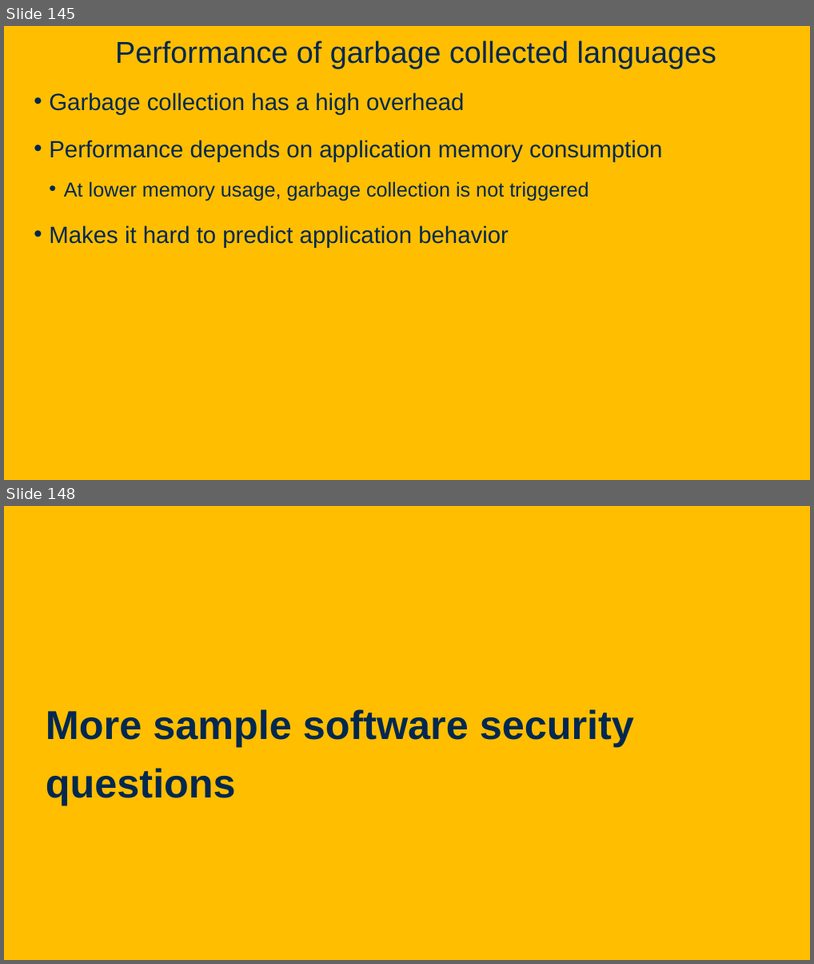
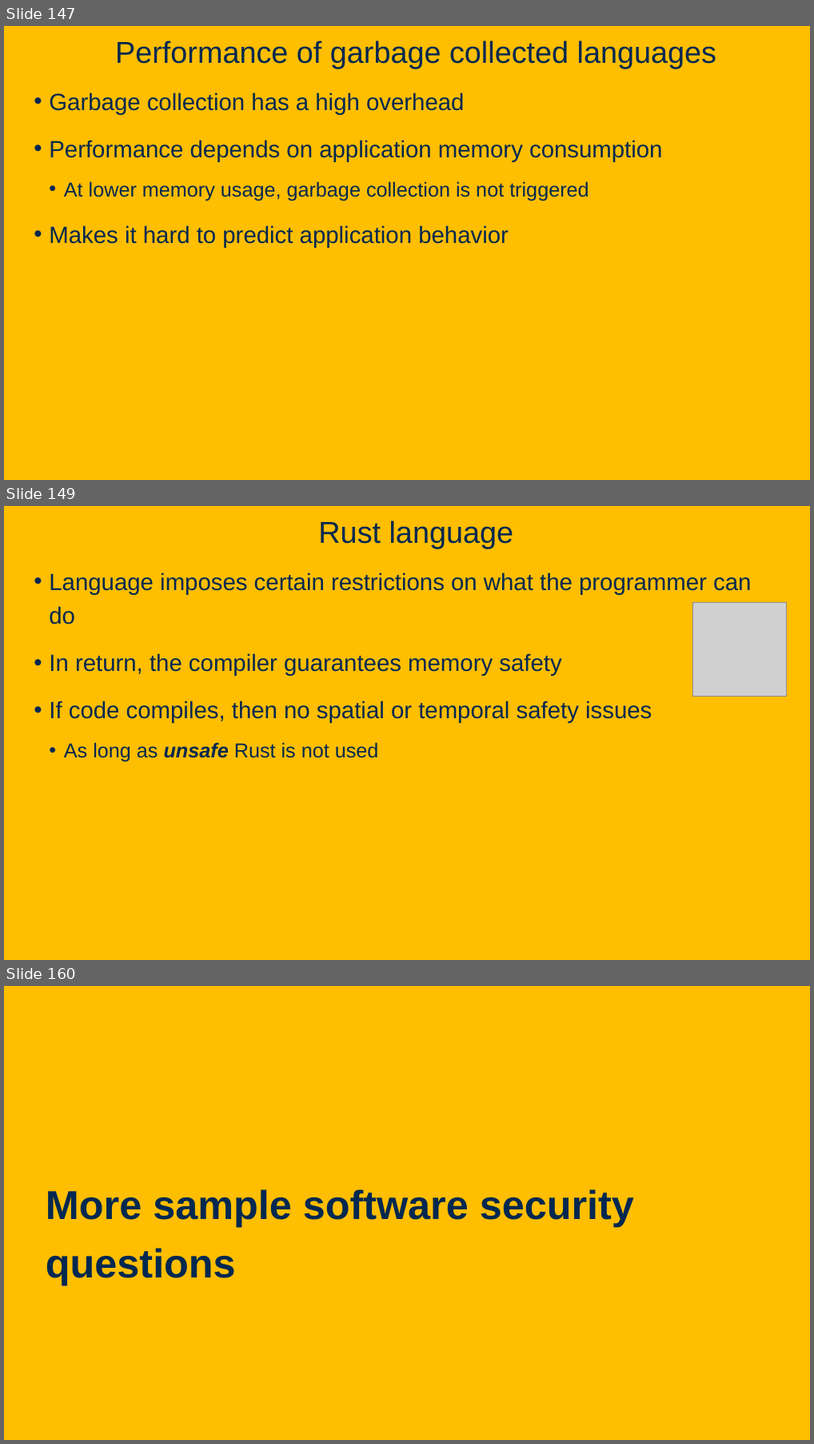
Before and after one commit to davsec-teaching/ecs160-f25, a slide deck: slides/9_software_security.pptx. Shown one above the other, each under a label of ours: slides 145 and 148 before the commit, slides 147, 149 and 160 after it; the slides between them are not shown. The pictures are 814x964 and 814x1444 pixels, drawn with LibreOffice and Linux fonts; fonts in the diff are those of the drawing; grey boxes stand for pictures; background and template pictures are left out. Boxes give left, top, right and bottom in pixels: in the first picture for what was removed or moved away, otherwise in the second. Text is boxed around its words. In the diff, an @@ line names an element or a change of style, - is before the commit and + after.

```diff
--- a/slides/9_software_security.pptx
+++ b/slides/9_software_security.pptx
@@ slide 149 added at [4,506,810,960], background picture (left out) @@
@@ title added at [318,520,514,548], 36 pt, text #022850 @@
+Rust language
@@ text added at [49,572,751,762], 28 pt, text #022850 @@
+• Language imposes certain restrictions on what the programmer can do
+• In return, the compiler guarantees memory safety
+• If code compiles, then no spatial or temporal safety issues
+  • As long as unsafe Rust is not used
@@ picture added at [694,603,787,696] @@
@@ what was slide 145 is now slide 147 @@
@@ what was slide 148 is now slide 160 @@
```
Also in this commit, not shown: 1 slide changed, 12 other slides added, 1 slide removed.
